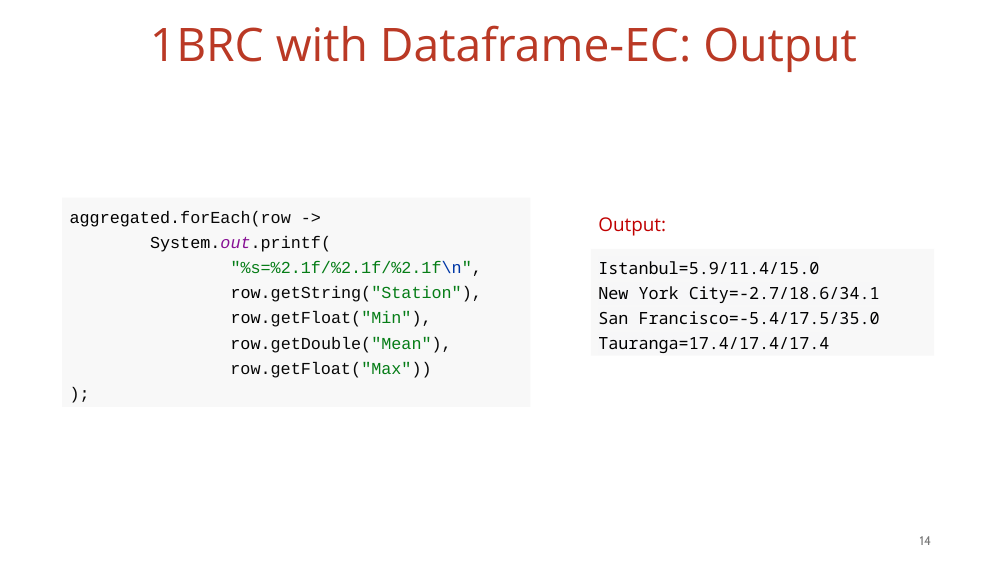
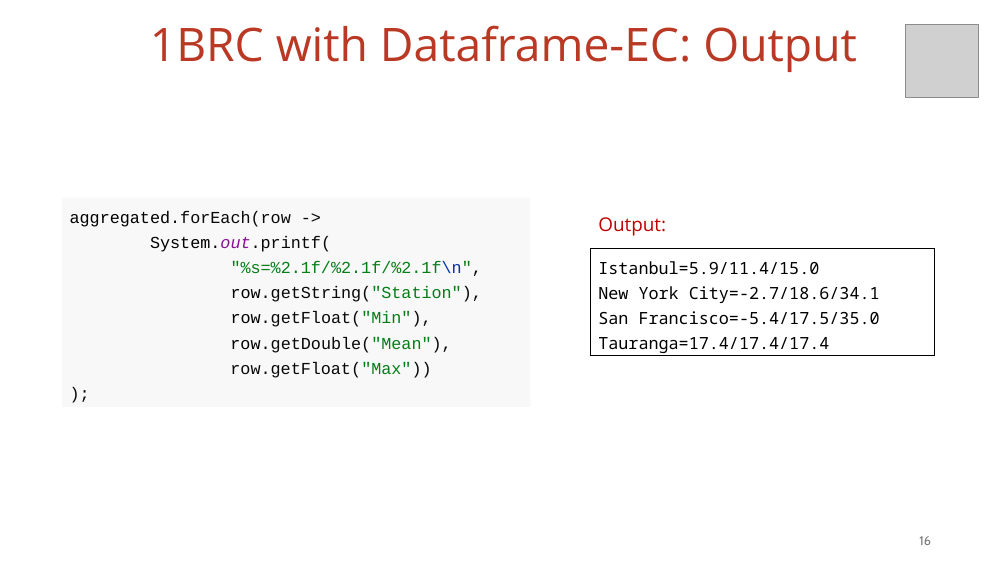
Before and after one commit to vmzakharov/missing-dataframe-talk, a slide deck: slide 16 of presentation/Missing_Dataframe_Short.pptx (slide 14 before the commit). Drawn at 1008x567 pixels with LibreOffice and Linux fonts; fonts in the diff are those of the drawing; grey boxes stand for pictures. Boxes give left, top, right and bottom in pixels: in the first picture for what was removed or moved away, otherwise in the second. Text is boxed around its words. In the diff, an @@ line names an element or a change of style, - is before the commit and + after.

```diff
--- a/presentation/Missing_Dataframe_Short.pptx
+++ b/presentation/Missing_Dataframe_Short.pptx
@@ picture added at box(906, 24, 979, 97) @@
@@ rectangle "Istanbul=5.9/11.4/15.0" at box(591, 249, 935, 355): highlight #F7F7F8 to none; fill #F8F8F8 to #FFFFFF; outline none to #000000 0.75 pt @@
@@ page number at box(919, 536, 931, 545): text changed @@
-14
+16
```
Also in this commit, not shown: 12 other slides changed, 2 slides added, 1 other file.
